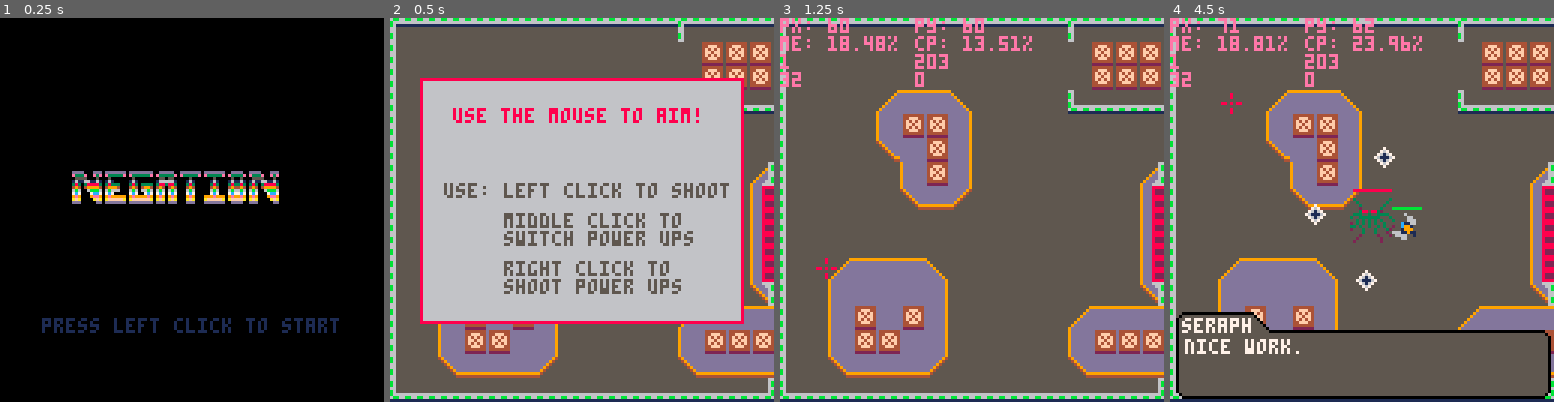
Above: before the commit, frames 1-4 (left to right).
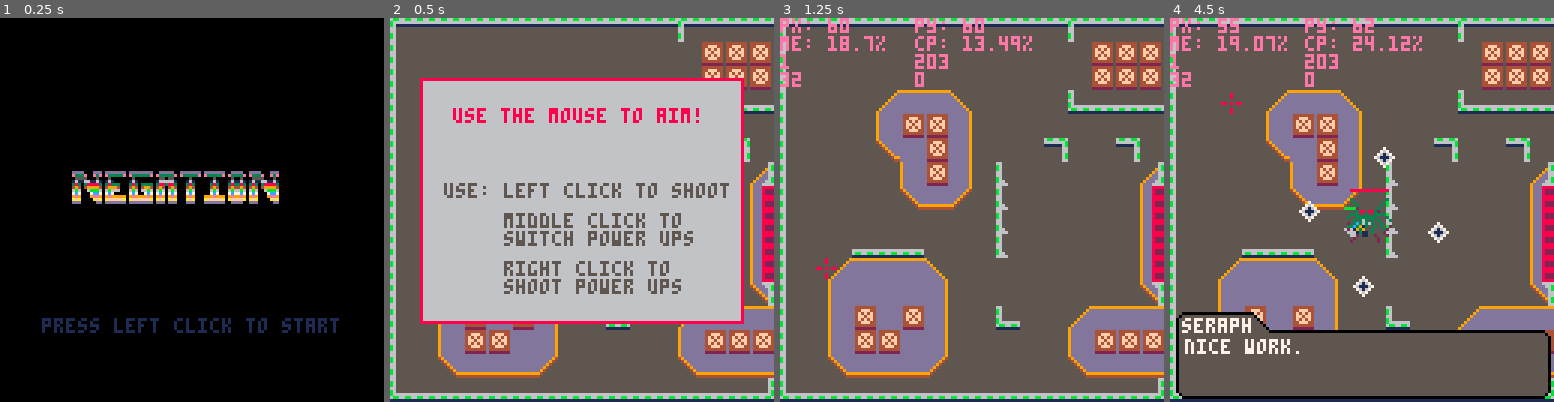
Above: after the commit, the same moments.

Repository: kbrewington/Negation
Game: PICO-8 cartridge negation.p8
The game is run twice, just before and just after one commit, with the same random seed, the same clock (stepped at 60 frames per second) and the same inputs.
Inputs (mouse positions are in pixels of both pictures, inside the frame that each line leads up to):
- Up to frame 1 (0.25 s): no input
- Up to frame 2 (0.5 s): tap X (X key) at 0.33 s
- Up to frame 3 (1.25 s): click (1060, 121) at 0.67 s; tap O (Z key) at 0.7 s; tap X (X key) at 1.07 s; click (826, 267) at 1.22 s
- Up to frame 4 (4.5 s): hold Right 1.6-2.1 s; tap O (Z key) every 0.4 s from 1.7 to 4.1 s; click (1277, 114) at 1.77 s; tap X (X key) at 1.85, 2.97, 4.08 s; hold Up 2.15-2.42 s; click (1342, 259) at 2.32 s; hold Right 2.47-3.03 s; click (1404, 106) at 2.87 s; hold Left 3.08-3.58 s; click (1465, 256) at 3.42 s; hold Down 3.63-3.97 s; click (1231, 102) at 3.97 s; hold Right from 4.02 s (still down)

Frame 1 is identical in both runs. In frame 2, 0.2% of the frame differs, in the area x 56-94%, y 31-82%; in frame 3, 1.7%; in frame 4, 3.3%, in the area x 12-94%, y 0-82%.

Commit message:
Got bumpwall to work correctly, will further test for bugs

Diff:
--- a/negation.p8
+++ b/negation.p8
@@ -281,6 +281,14 @@
 
 function bump(x, y, flag)
   return fget(mget(flr((x - level_sx + (level_x*8)) / 8), flr((y - level_sy + (level_y*8)) / 8)), (flag or 0))
+end
+
+function bumpwall(x,y)
+  temp = mget(flr(x/8),flr(y/8))
+    if fget(temp,3) and sget((temp%16)*8+x%8,flr(temp/16)*8+y%8) == 6 then
+      return true
+    end
+  return false
 end
 
 function bump_all(x, y)
@@ -1241,7 +1249,7 @@
     if btn(2) then
       player.y -= move
       add(moves, {player.x, player.y})
-      if (bump(player.x + 4, player.y + 3) or bump(player.x + 11, player.y + 3)) player.y = previousy
+      if (bump(player.x + 4, player.y + 3) or bumpwall(player.x+4,player.y+3) or bump(player.x + 11, player.y + 3) or bumpwall(player.x+11,player.y+3)) player.y = previousy
     end
 
     --========================
@@ -1250,7 +1258,7 @@
     if btn(3) then
       player.y += move
       add(moves, {player.x, player.y})
-      if (bump(player.x + 4, player.y + 12) or bump(player.x + 11, player.y + 12)) player.y = previousy
+      if (bump(player.x + 4, player.y + 12) or bumpwall(player.x+4,player.y+12) or bump(player.x + 11, player.y + 12) or bumpwall(player.x+11,player.y+12)) player.y = previousy
     end
 
     --========================
@@ -1259,7 +1267,7 @@
     if btn(0) then
       player.x -= move
       add(moves, {player.x, player.y})
-      if (bump(player.x + 3, player.y + 4) or bump(player.x + 3, player.y + 11)) player.x = previousx
+      if (bump(player.x + 3, player.y + 4) or bumpwall(player.x+3,player.y+4) or bump(player.x + 3, player.y + 11) or bumpwall(player.x+3,player.y+11)) player.x = previousx
     end
 
     --========================
@@ -1268,7 +1276,7 @@
     if btn(1) then
       player.x += move
       add(moves, {player.x, player.y})
-      if (bump(player.x + 12, player.y + 4) or bump(player.x + 12, player.y + 11)) player.x = previousx
+      if (bump(player.x + 12, player.y + 4) or bumpwall(player.x+12,player.y+4) or bump(player.x + 12, player.y + 11) or bumpwall(player.x+12,player.y+11)) player.x = previousx
     end
 
     --========================================================================--
@@ -1536,21 +1544,21 @@
 
 __gff__
 0000000000000101060006060600000000000000000000000106000006060000000000000001000001000000000000000000000000000000010000000000000000000000000000000000000000000000000000000000000000000000000000000000000000000000000000000000000000000000000000000000000000000000
-0000000000000000000000000000000000000000000000000000000000000000000000000000000000000000000001000000000000000000000000000000000000000002020202020002020000000000000000000200000101010002000000000000000000000001010101000000000000000000000000010100010100000100
+0000000000000000000000000000000000000000000000000000000000000000000000000000000000000000000001000000000000000000000000000000000000000002020202020002020000000000000000000200000808080002000000000000000000000008080108000000080800000000000000080800010100000808
 __map__
 eaefefefefefefefefefefefeaefefeffefafacbccc5dbdbdbdbdbdbdbdbdbc3dcc1dcdce0e0e1f0f0f0f0f0f0f0f0f0f0e5f0e5f5f5f5f5f5f5f5f5f5f5f5c5dbc6f5f5f5f5f5f5f50c1d1d1d1d1d1d1d1d1d1d1d1d1d1d1d1d1d3b3c3b3c3b3c3b3c3b3c3b3c3b3c3b3c1d1d1d1d1d1d1d1d1d1d1d1d1d1d1d1d0000000000
 fecbcbcbcbcbcbcbcbcbcbcbcbfafafafefafacbccc5dbdbdbdbdbdbdbdbc6dcdcdcdce0e1f0f0f0f0f1f0f0f0f0f1f0f0f0f5f5e5f5f5f6f5f5f5f5f5f5f5c5dbc6f5f6f5f5f51bf50c1d1dc0c01d1d1df3f3f3f31d1d1dc0c01d2b2c2b2c2b2c2b2c2b2c2b2c2b2c2b2c1d1d1d1d1d1d1d1d1d1d1d1d1d1d1d2b0000000000
 fecbcbcbcbcbcbcbcbcbcbcbcbfafafafefafacbccc4dbdbdbdbdbdbdbdbc3dcdcdce0dce0e1f0f0f0f0f0f0f0f0f0f0f0e5f0f5f5f5f5f5f5f5f5f6f5f5f5c5dbc6f5f5f51bf5f5f50c1d1dc00b1df3f3f3f3f3f3f3f31d0bc01d3b3c3b3c3b3c3b3c3b3c3b3c3b3c3b3c1d1d1d1d1d1d1d1d1d1d1d1d1d2b2c3b0000000000
 fecbcbcbcefdfdcfcbcbcbcbd9eeeeeefefacbcbccdcc5dbdbdbdbdbdbc3c1dcdcdce0e1dcdcf0f0f0f0f0f0f1f0f0f0f0f0f5f5f5f5f5f5f5f5f5f5f5f5f5c5dbc6f5f5f51af5f5f50c1d1d0b1df32b2c2b2c2b2c2b2cf31d0b1d2b2c2b2c2bc02b2c2b2cc02c2b2c2b2c1d1dc01dc01dc01d1d1d1d2b2c3b3c2b0000000000
 fecbcbcbcdfbfbfccbcbcbcbcbcbcbcbfecbcbcbccdcc4cacacacacac3dcdcdcc1dcdce0dce0e1f0f0f1f0f0f0f0f0f0f0f0e5f5f5f6f5f5f5f5f5f5f5f5f5c5dbc6f6f5f5f5f5f519081df3f3f3f33b3c3b3c3b3c3b3cf3f3f3c0c03c3b3c3b3c181818183b3c3b3c3bc0f3f3f3f3f3f3f3f3f32b2c3b3c2b2c3b0000000000
-fecbcbcbdeddfbfccbcbcbcbcbcbcbcbfecbcbcbccdcdcc1dcdcdcdcdcdcdcdcdcdcdcdce0e1f0f0f0f0f0f0f0f0f2f2f2f0f5f5f5f5f5f5f5f6f5f5f5f6f5c5dbc6f5f5f5f5f5d3f3c0c02b2c2b2c2b2cc0f3f3c02b2c2b2c2b2cf3f32b2c2bc02b2c2b2cc02c2b2cf3f3f32b2c2b2c2b2c2b2c3b3c2b2c3b3c2b0000000000
-fecbcbcbcbcdfbfccbcbcbcbcbcbcbf8d7cbcbcbccdcdcdcdcdcc1dcdcdcc1dcdcdcc1e0e1f0f0f0f0f0f0f0f0f2f2f2f2f2f2d0d0d0d0d0d0d0d0d0d0d6f5c7dbdbd4f5f51ad3f3f3c0f33b3c3b3c3b3cf30b0bf33b3c3b3c3b3cf3f33b3c3b3cc0c0c0c03b3c3b3cf3f3f33b3c3b3c3b3c3b3c2b2c3b3c2b2c3b0000000000
-fecbcbcbcbdeeddfcbcbcbcbcbcbcbebeccbcbcbccdcdcdcdcdcdcdcdcdcdcdcdcd0d0d0f2d0d0f0f0f1f0f0d0f2f2f0f0f2d0d0d0d0d0d0d0d0d0d0d0e6f5f5c5dbc6f5f5d3f3f3f3f3f32b2c2b2c2b2cf31d1df32b2c2b2c2b2cf3f32b2c2b2cc0292ac02b2c2b2cf3f3f32b2c2b2c2b2c2b2c3b3c2b2c3b3c2b0000000000
-fecbcbcbcbcbcbcbcbcbcbcbcbcbcbebeccbcbcbd0d0d0c1dcdcdcdcc1d0d0d0f2d0f2d0d0f2d0d0d0f2d0d0f2d0f0f0f0f0f0e5f5f5f5f5f5f5f5f5f5f5f6f5c5dbc6f51be3f4f3f3f3f33b3c3b3c3b3cf31d1df33b3c3b3c3b3cf3f33b3c3b3cc0393ac03b3c3b3cf3f3f33b3c3b3c3b3c3b3c2b2c3b3c2b2c3b0000000000
-fecbcbcbcbcbcbcbcbcbcbcbcbcbcbebeccbcbcbd0d0d0d0d0d0dcd0d0d0d0d0d0dce0e1e1f0d0f2f2d0f2d0f0f0f0f0f0e5f5f5f5f5f5f5f5f5f5f5f5f5f5f5c5dbc6f5f5f5e3f4f3c0f32b2c2b2c2b2cc0f3f3c02b2c2b2c2b2cf3f32b2c2b2cc0c0c0c02b2c2b2cf3f3f32b2c2b2c2b2c2b2c3b3c2b2c3b3c2b0000000000
+fecbcbcbdeddfbfccbcbcbd8cbcbd8cbfecbcbcbccdcdcc1dcdcdcdcdcdcdcdcdcdcdcdce0e1f0f0f0f0f0f0f0f0f2f2f2f0f5f5f5f5f5f5f5f6f5f5f5f6f5c5dbc6f5f5f5f5f5d3f3c0c02b2c2b2c2b2cc0f3f3c02b2c2b2c2b2cf3f32b2c2bc02b2c2b2cc02c2b2cf3f3f32b2c2b2c2b2c2b2c3b3c2b2c3b3c2b0000000000
+fecbcbcbcbcdfbfccbd7cbcbcbcbcbf8d7cbcbcbccdcdcdcdcdcc1dcdcdcc1dcdcdcc1e0e1f0f0f0f0f0f0f0f0f2f2f2f2f2f2d0d0d0d0d0d0d0d0d0d0d6f5c7dbdbd4f5f51ad3f3f3c0f33b3c3b3c3b3cf30b0bf33b3c3b3c3b3cf3f33b3c3b3cc0c0c0c03b3c3b3cf3f3f33b3c3b3c3b3c3b3c2b2c3b3c2b2c3b0000000000
+fecbcbcbcbdeeddfcbd7cbcbcbcbcbebeccbcbcbccdcdcdcdcdcdcdcdcdcdcdcdcd0d0d0f2d0d0f0f0f1f0f0d0f2f2f0f0f2d0d0d0d0d0d0d0d0d0d0d0e6f5f5c5dbc6f5f5d3f3f3f3f3f32b2c2b2c2b2cf31d1df32b2c2b2c2b2cf3f32b2c2b2cc0292ac02b2c2b2cf3f3f32b2c2b2c2b2c2b2c3b3c2b2c3b3c2b0000000000
+fecbcbcbcbcbcbcbcbd7cbcbcbcbcbebeccbcbcbd0d0d0c1dcdcdcdcc1d0d0d0f2d0f2d0d0f2d0d0d0f2d0d0f2d0f0f0f0f0f0e5f5f5f5f5f5f5f5f5f5f5f6f5c5dbc6f51be3f4f3f3f3f33b3c3b3c3b3cf31d1df33b3c3b3c3b3cf3f33b3c3b3cc0393ac03b3c3b3cf3f3f33b3c3b3c3b3c3b3c2b2c3b3c2b2c3b0000000000
+fecbcbeeeeeecbcbcbd7cbcbcbcbcbebeccbcbcbd0d0d0d0d0d0dcd0d0d0d0d0d0dce0e1e1f0d0f2f2d0f2d0f0f0f0f0f0e5f5f5f5f5f5f5f5f5f5f5f5f5f5f5c5dbc6f5f5f5e3f4f3c0f32b2c2b2c2b2cc0f3f3c02b2c2b2c2b2cf3f32b2c2b2cc0c0c0c02b2c2b2cf3f3f32b2c2b2c2b2c2b2c3b3c2b2c3b3c2b0000000000
 fecbcefdfdfdcfcbcbcbcbcbcbcbcbebeccbcbcbccdcd0d0d0d0d0d0d0dcdcdcdcdcdce0e0f0f0f0f0f0f0f0f0f0f0f0f0f0e5f5f5f5f5f5f5f5f5f5f5f5f5f5c5dbc6f5f5f51ae3dac8f93b3c3b3c3b3c2b2c2b2c3b3c3b3c3b3cf3f33b3c3bc03b3c3b3cc03c3b3cf3f3f33b3c3b3c3b3c3b3c2b2c3b3c2b2c3b0000000000
 fecbcdddddddfccbcbcbcbcbcbcbcbf7e7cbcbcbccdcc1dcdcdcdcdcdcdcdcc1dcdce0e1f0f0e1f0f0f0f1f0f0f1f0f0f0e5f0f5f5f5f5f5f5f5f5f5f5f5f5f5c5dbc6f5f5f5f5f50a1c1df3f3f3f32b2c3b3c3b3c2b2cf3f3f3c0c02c2b2c2b2c181818182b2c2b2c2bc0f3f3f3f3f3f3f3f3f33b3c2b2c3b3c2b0000000000
-fecbcdfbddfbfccbcbcbcbcbcefdfdfdfecbcbcbccdcdcdcdcdcdcdcc1dcdcdcdcdcc1e0e1f0f0f0f0f0f0f0f0f0f0f0f0f0f5f5f5f5f6f5f5f6f5f5f5f5f5f5c5dbc6f5f5f5f5f5f50c1d0b0b0bf33b3c2b2c2b2c3b3cf30b0b0b3b3c3b3c3bc03b3c3b3cc03c3b3c3b3c0b0bc00bc00bc00b0b0b0b3b3c2b2c3b0000000000
+fecbcdfbddfbfccbcbd9cbcbcefdfdfdfecbcbcbccdcdcdcdcdcdcdcc1dcdcdcdcdcc1e0e1f0f0f0f0f0f0f0f0f0f0f0f0f0f5f5f5f5f6f5f5f6f5f5f5f5f5f5c5dbc6f5f5f5f5f5f50c1d0b0b0bf33b3c2b2c2b2c3b3cf30b0b0b3b3c3b3c3bc03b3c3b3cc03c3b3c3b3c0b0bc00bc00bc00b0b0b0b3b3c2b2c3b0000000000
 fecbcdfbfbddfccbcbcbcbcbcdfbfbfbfefacbcbccdcdcdcc1dcdcdcdcdcdcdcdcdce0dce1f0f0f0f0f1f0f0f0f0f0f0f0e5f5e5f5f5f5f5f5f5f5f5f5f5f5f5c5dbc6f5f5f5f5f5f50c1d1dc01d0bf3f33b3c3b3cf3f30b1dc01d2b2c2b2c2b2c2b2c2b2c2b2c2b2c2b2c1d1d0b1d0b1d0b1d1d1d1d0b0b3b3c2b0000000000
 fecbdeedededdfcbcbcbcbcbdeedededfefafacbccdcc1dcdcdcdcdcdcdcc1dcdcdce0e1f0f0e1f0f0f0f0f0f0f1f0f0f0f0e5f5f5f5f5f5f5f5f5f6f5f5f6f5c5dbc6f5f5f5f5f5f50c1d1dc0c01d0b0bf3f3f3f30b0b1dc0c01d3b3c3b3c3b3c3b3c3b3c3b3c3b3c3b3c1d1d1d1d1d1d1d1d1d1d1d1d1d0b0b3b0000000000
 d9eeeeeeeeeeeeeeeeeeeeeeeeeeeee8fefafafaccdcdcdcdcdcdcdcc1dcdcdcdce0e0e1f0e1f0f0f0f0f1f0f0f0f0f0f0e5f5e5f5f5f5f6f5f5f5f5f5f5f5f5c5dbc6f5f5f5f5f5f50c1d1d0b0b1d1d1d0b0b0b0b1d1d1d0b0b1d2b2c2b2c2b2c2b2c2b2c2b2c2b2c2b2c1d1d1d1d1d1d1d1d1d1d1d1d1d1d1d0b0000000000
